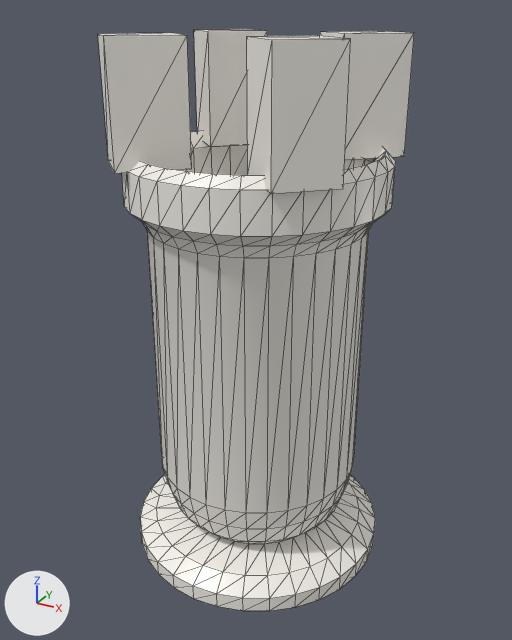
One commit to the glTF model ui/3d/chess/v1/rook.glb: the scene before it, then after it.
Both versions are drawn from a 50 mm camera at (0.0415, -0.0759, 0.0726) aimed at (-0.0002, -0.0002, 0.0347). Arrows for +X, +Y and +Z are at lower left; the lights stay in place. The first picture is the older version. Mesh edges are drawn as thin lines. Vertices at exactly the same position are counted once.

Names of what the first picture shows: 'rook'.
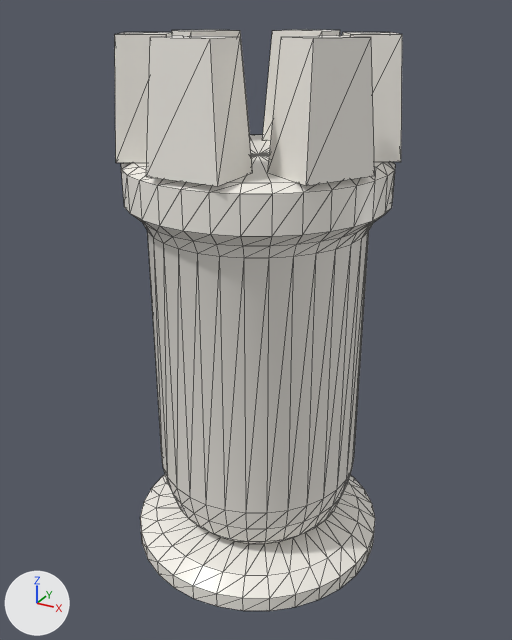
Changed parts and their boxes (x1, y1, x2, y2) in the pictures (512 x 640 px):
```json
{"object": "rook", "change": "reshaped", "before": [98, 29, 414, 611], "after": [115, 30, 402, 611], "on screen": "9% narrower"}
{"part": 1, "of": "me_rook", "change": "rebuilt", "before": [98, 33, 192, 173], "after": [115, 32, 172, 163]}
{"part": 2, "of": "me_rook", "change": "rebuilt", "before": [247, 36, 351, 194], "after": [268, 35, 375, 186]}
{"part": 3, "of": "me_rook", "change": "rebuilt", "before": [320, 31, 414, 160], "after": [342, 32, 402, 162]}
{"part": 4, "of": "me_rook", "change": "rebuilt", "before": [194, 29, 267, 147], "after": [172, 30, 250, 135]}
{"part": 5, "of": "me_rook", "change": "built on", "before": [122, 131, 396, 236], "after": [121, 30, 395, 236]}
```

The change, as JSON lines over the scene's bpy script:
```json
{"block": "me_rook", "where": "# used by ob_rook; location = (0.0, 0.0, 0.0)"}
{"op": "remove", "block": "me_rook", "code": "me_rook.from_pydata(...)  # 514 vertices, 1008 faces; spans x -0.0175..0.0175, y -0.0175..0.0175, z 0.0..0.07"}
{"op": "add", "block": "me_rook", "code": "me_rook.from_pydata(...)  # 466 vertices, 904 faces; spans x -0.0175..0.0175, y -0.0175..0.0175, z 0.0..0.07"}
{"block": "me_rook", "change": "me_rook part 1: the loose piece of 8 vertices spanning x -0.0151..-0.0036, y -0.0151..-0.0036, z 0.056..0.07 is rebuilt with 8 vertices and now spans x -0.0164..-0.0058, y -0.012..-0.0008, z 0.0564..0.07"}
{"block": "me_rook", "change": "me_rook part 2: the loose piece of 8 vertices spanning x 0.0036..0.0151, y -0.0151..-0.0036, z 0.056..0.07 is rebuilt with 8 vertices and now spans x 0.0058..0.0164, y -0.012..-0.0008, z 0.0564..0.07"}
{"block": "me_rook", "change": "me_rook part 3: the loose piece of 8 vertices spanning x 0.0036..0.0151, y 0.0036..0.0151, z 0.056..0.07 is rebuilt with 8 vertices and now spans x 0.0058..0.0164, y 0.0008..0.012, z 0.0564..0.07"}
{"block": "me_rook", "change": "me_rook part 4: the loose piece of 8 vertices spanning x -0.0151..-0.0036, y 0.0036..0.0151, z 0.056..0.07 is rebuilt with 8 vertices and now spans x -0.0164..-0.0058, y 0.0008..0.012, z 0.0564..0.07"}
{"block": "me_rook", "change": "me_rook part 5"}
{"block": "me_rook", "change": "65 vertices are removed from x -0.014..0.014, y -0.014..0.014, z 0.05..0.0552"}
{"block": "me_rook", "change": "160 faces are deleted"}
{"block": "me_rook", "change": "32 vertices in x -0.0164..0.0164, y -0.0164..0.0164, z 0.056 move by (0.0, 0.0, -0.0004)"}
{"block": "me_rook", "change": "5 vertices in x 0.0058..0.014, y 0.0058..0.014, z 0.0572 move by (-0.0001, -0.0001, -0.0008)"}
{"block": "me_rook", "change": "5 vertices in x -0.014..-0.0058, y 0.0058..0.014, z 0.0572 move by (0.0001, -0.0001, -0.0008)"}
{"block": "me_rook", "change": "5 vertices in x -0.014..-0.0058, y -0.014..-0.0058, z 0.0572 move by (0.0001, 0.0001, -0.0008)"}
{"block": "me_rook", "change": "5 vertices in x 0.0058..0.014, y -0.014..-0.0058, z 0.0572 move by (-0.0001, 0.0001, -0.0008)"}
{"block": "me_rook", "change": "12 vertices move from x -0.0152..0.0152, y -0.0152..0.0152, z 0.0572 to x -0.015..0.015, y -0.015..0.015, z 0.0564"}
{"block": "me_rook", "change": "17 vertices are added at x -0.0044..0.0044, y -0.0164..0.0164, z 0.0564..0.07"}
{"block": "me_rook", "change": "56 new faces join them"}
```
